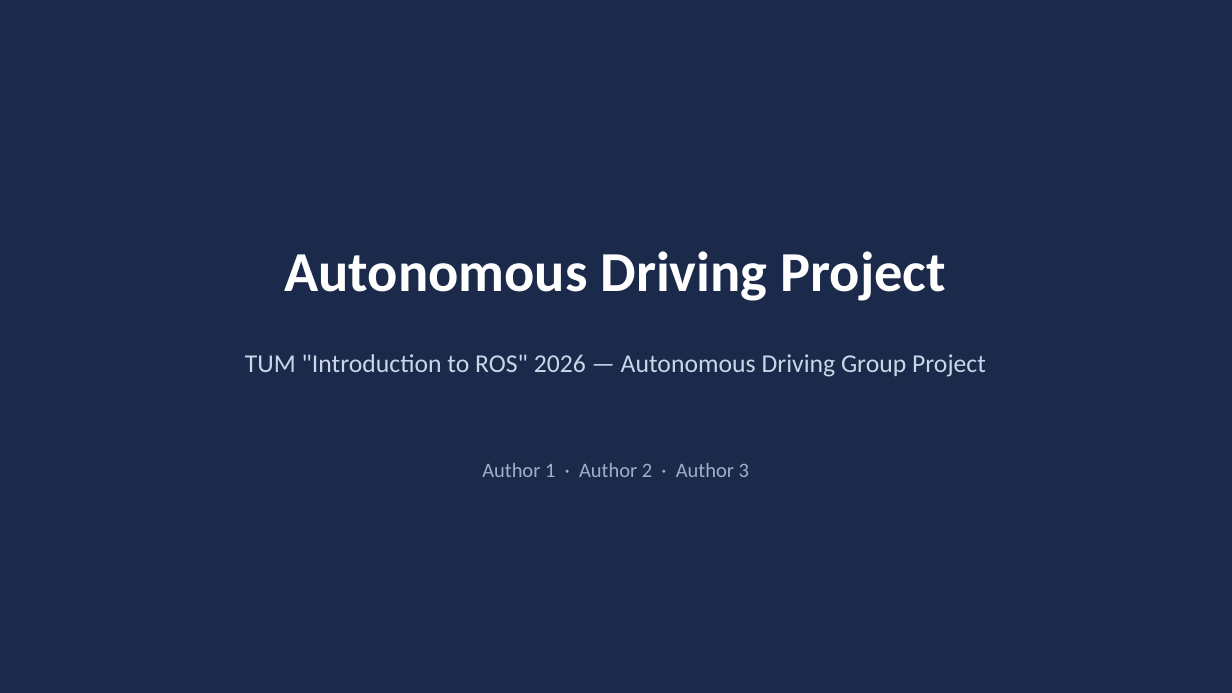
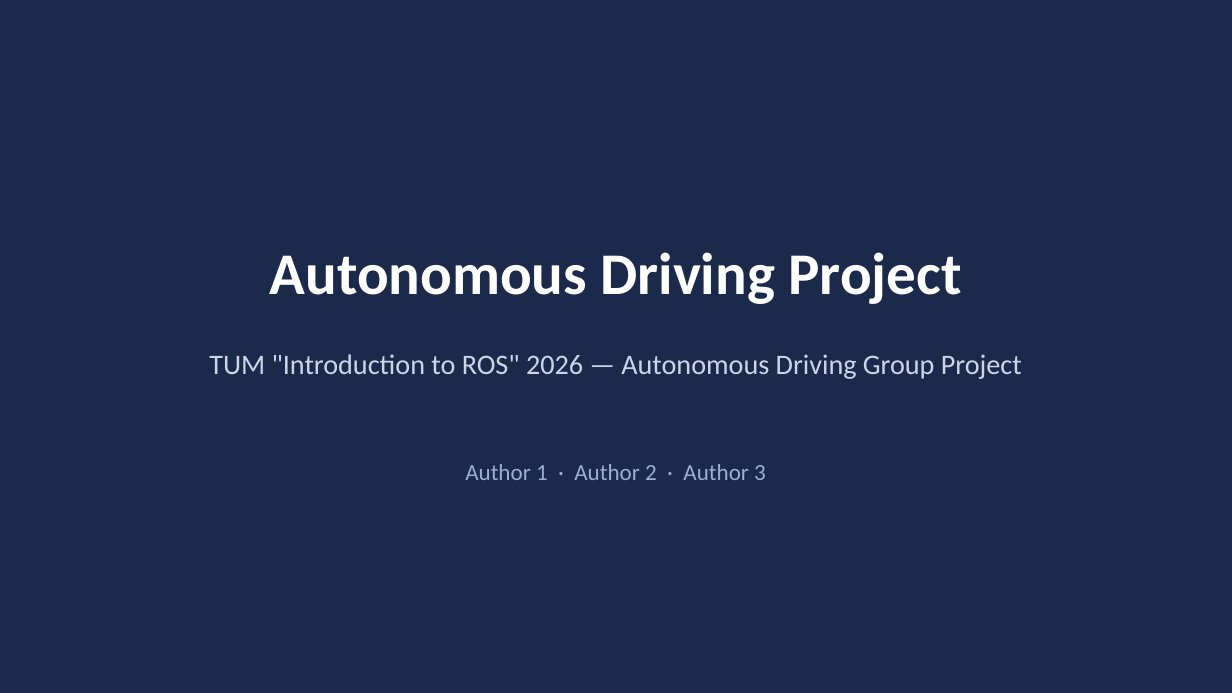
Before and after one commit to ly836669642-lgtm/project, a slide deck: slide 1 of docs/Report.pptx. Drawn at 1232x693 pixels with LibreOffice and Linux fonts; fonts in the diff are those of the drawing. Boxes give left, top, right and bottom in pixels: in the first picture for what was removed or moved away, otherwise in the second. Text is boxed around its words. In the diff, an @@ line names an element or a change of style, - is before the commit and + after.

```diff
--- a/docs/Report.pptx
+++ b/docs/Report.pptx
@@ text "Autonomous Driving Project" at (270, 252, 961, 304): size 44 to 46 pt @@
@@ text "TUM "Introduction to ROS" 2026 ..." at (209, 354, 1022, 379): size 20 to 22 pt @@
@@ text "Author 1 · Author 2 ..." at (465, 464, 766, 480): size 16 to 18 pt @@
```
Also in this commit, not shown: 5 other slides changed, 1 other file.
